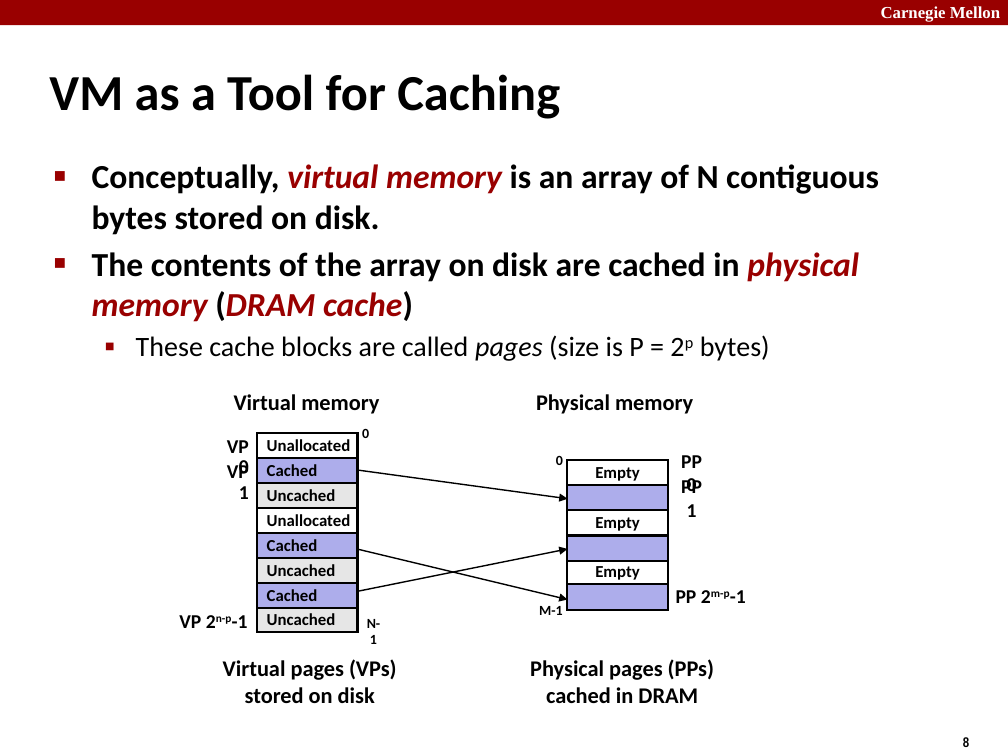
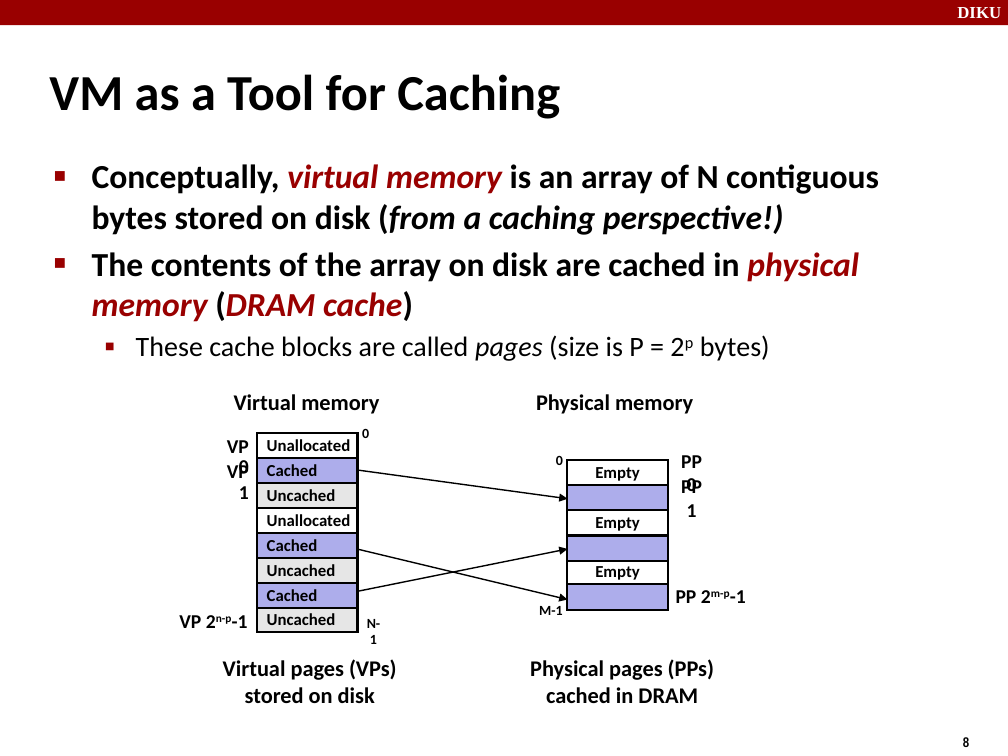
Before and after one commit to diku-compSys/compSys-e2020-pub, a slide deck: slide 8 of material/201028_virtual_memory_i/virtual_memory_i.odp. Drawn at 1008x756 pixels with LibreOffice and Linux fonts; fonts in the diff are those of the drawing. Boxes give left, top, right and bottom in pixels: in the first picture for what was removed or moved away, otherwise in the second. Text is boxed around its words. In the diff, an @@ line names an element or a change of style, - is before the commit and + after.

Commit message:
Slide fixes.

```diff
--- a/material/201028_virtual_memory_i/virtual_memory_i.odp
+++ b/material/201028_virtual_memory_i/virtual_memory_i.odp
@@ text removed at bbox=[881, 6, 1000, 22] @@
-Carnegie Mellon
@@ text added at bbox=[957, 7, 1001, 18], 12 pt, text #FFFFFF, bold @@
+DIKU
@@ text at bbox=[92, 164, 879, 235]: text changed @@
-■ Conceptually, virtual memory is an array of N contiguous bytes stored on disk.
+■ Conceptually, virtual memory is an array of N contiguous bytes stored on disk (from a caching perspective!)
```
Also in this commit, not shown: 2 other slides changed.
